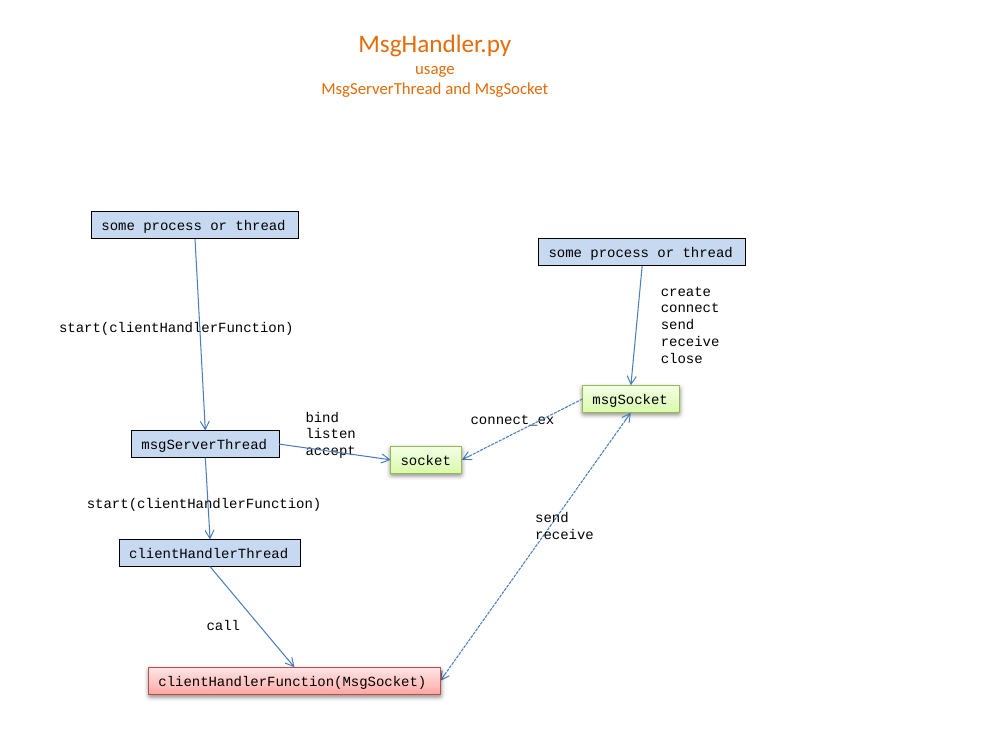
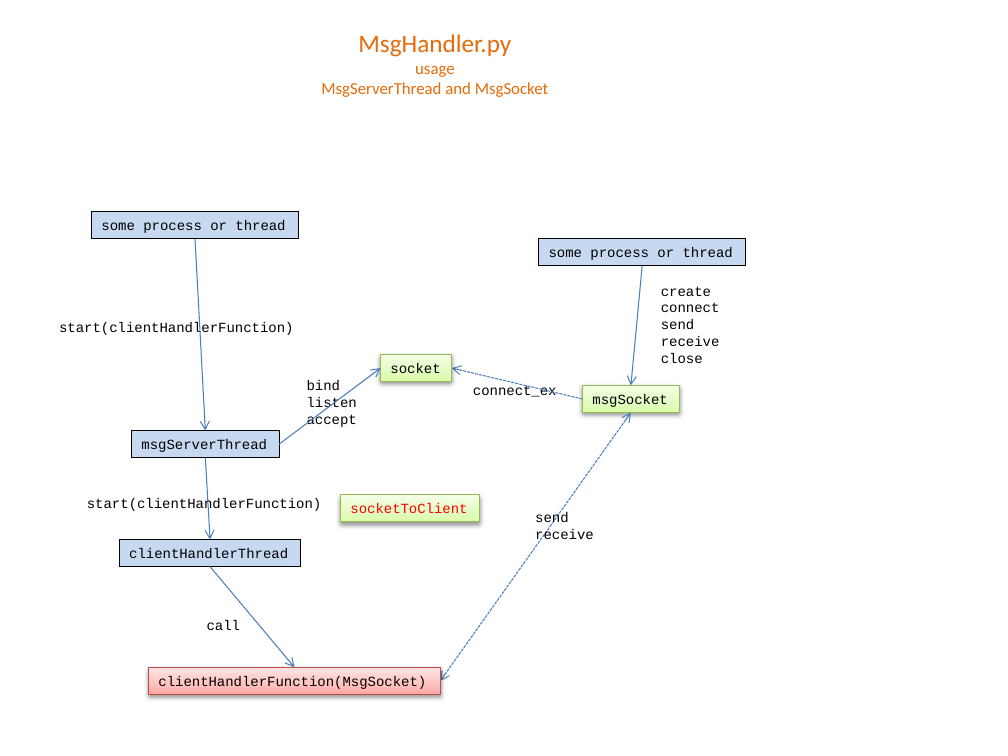
Before and after one commit to mlozborne/motin, a slide deck: slide 8 of Scripting/ScriptingDocumenation/DesignDiagrams.pptx. Drawn at 1008x756 pixels with LibreOffice and Linux fonts; fonts in the diff are those of the drawing. Boxes give left, top, right and bottom in pixels: in the first picture for what was removed or moved away, otherwise in the second. Text is boxed around its words. In the diff, an @@ line names an element or a change of style, - is before the commit and + after.

```diff
--- a/Scripting/ScriptingDocumenation/DesignDiagrams.pptx
+++ b/Scripting/ScriptingDocumenation/DesignDiagrams.pptx
@@ rectangle "socket": place and size @@
-rectangle "socket" at box(391, 447, 463, 474)
+rectangle "socket" at box(381, 355, 453, 382)
@@ arrow moved from (279, 445) - (391, 460) to (279, 445) - (381, 368) @@
@@ text "bind": place and size @@
-text "bind" at box(306, 412, 356, 458)
+text "bind" at box(307, 380, 357, 427)
@@ arrow moved from (583, 399) - (462, 460) to (583, 399) - (452, 368) @@
@@ text "connect_ex": place and size @@
-text "connect_ex" at box(471, 414, 555, 429)
+text "connect_ex" at box(473, 385, 557, 397)
@@ rectangle added at box(341, 495, 480, 522), fill gradient #DAFDA7 to #E4FCC2 to #F5FFE7, outline #98B955 0.75 pt, 10 pt, text #FF0000 @@
+socketToClient
```
Also in this commit, not shown: 2 other files.
